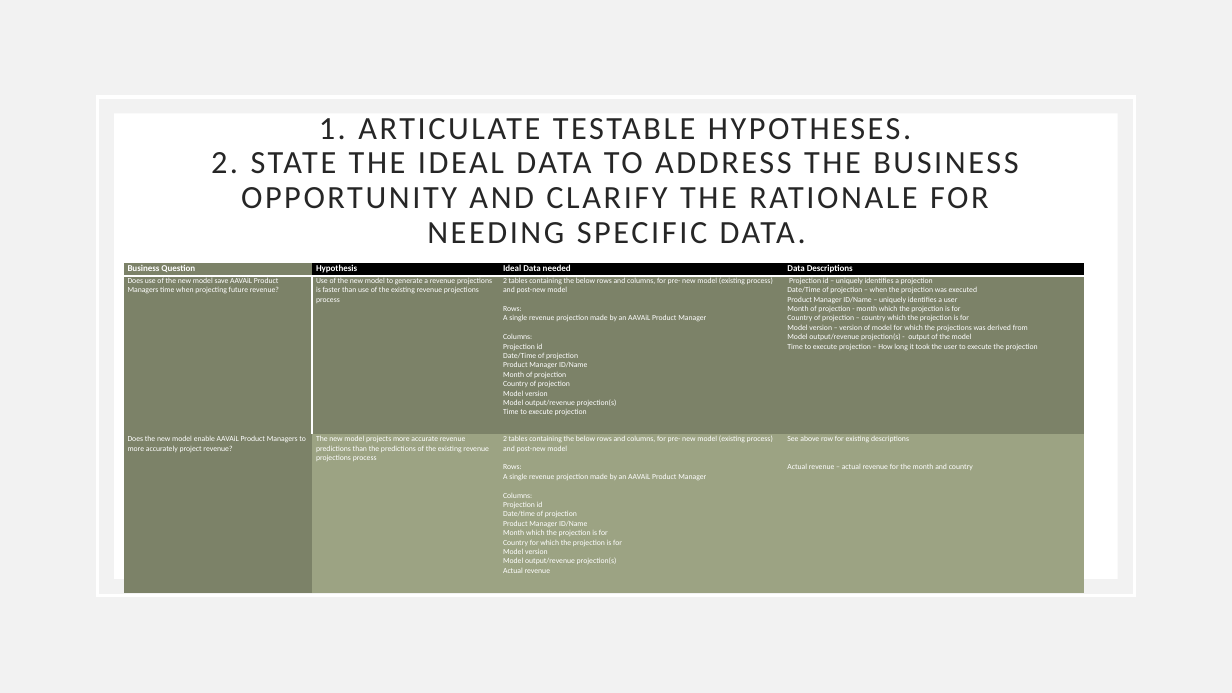
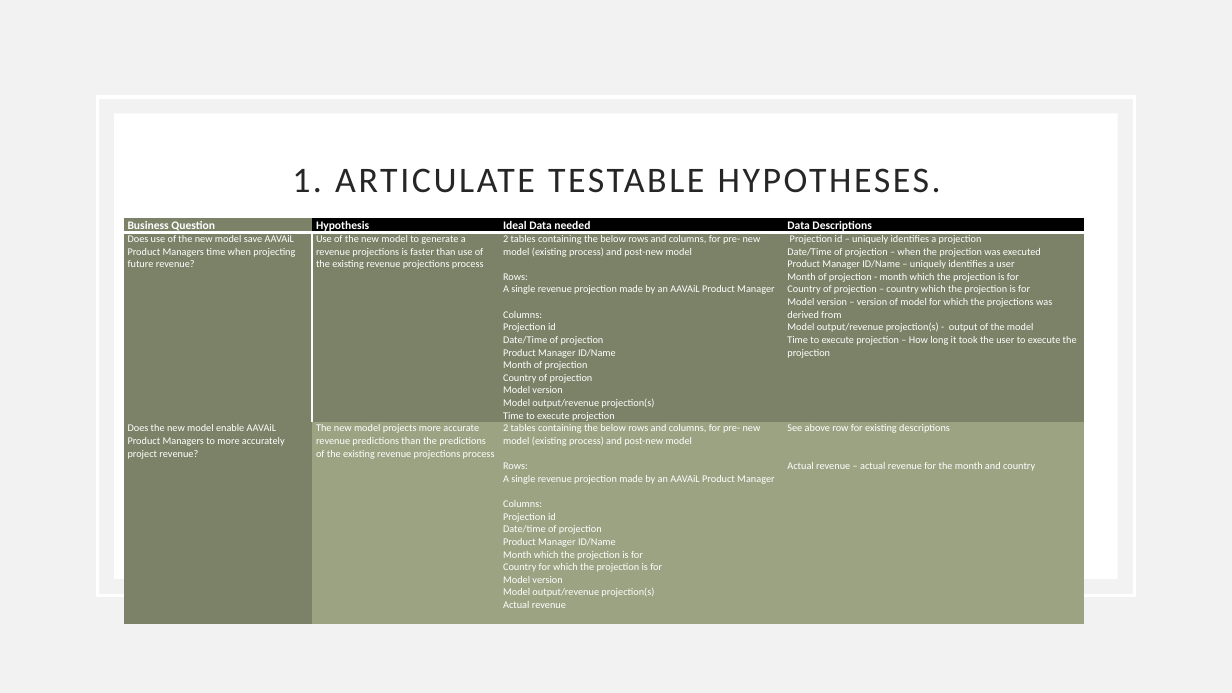
Before and after one commit to richardcure/capstone, a slide deck: slide 4 of Part 1 Data Investigation/AAVAiL Revenue Prediction - Data Investigation Summary.pptx. Drawn at 1232x693 pixels with LibreOffice and Linux fonts; fonts in the diff are those of the drawing. Boxes give left, top, right and bottom in pixels: in the first picture for what was removed or moved away, otherwise in the second. Text is boxed around its words. In the diff, an @@ line names an element or a change of style, - is before the commit and + after.

```diff
--- a/Part 1 Data Investigation/AAVAiL Revenue Prediction - Data Investigation Summary.pptx
+++ b/Part 1 Data Investigation/AAVAiL Revenue Prediction - Data Investigation Summary.pptx
@@ title at box(292, 168, 941, 193): text changed; size 25.2 to 28 pt @@
-1. ARTICULATE TESTABLE HYPOTHESES.
-2. STATE THE IDEAL DATA TO ADDRESS THE BUSINESS OPPORTUNITY AND CLARIFY THE RATIONALE FOR NEEDING SPECIFIC DATA.
+1. ARTICULATE TESTABLE HYPOTHESES.
@@ table at box(124, 218, 1084, 615) @@
@@ size 7 to 9 pt in "Business Question", "Hypothesis", "Ideal Data needed", "Data Descriptions" @@
@@ size 6 to 8 pt @@
@@ table: place and size @@
-table at box(124, 263, 1084, 593)
+table at box(124, 218, 1084, 615)
```
Also in this commit, not shown: 1 slide added, 2 other files.
